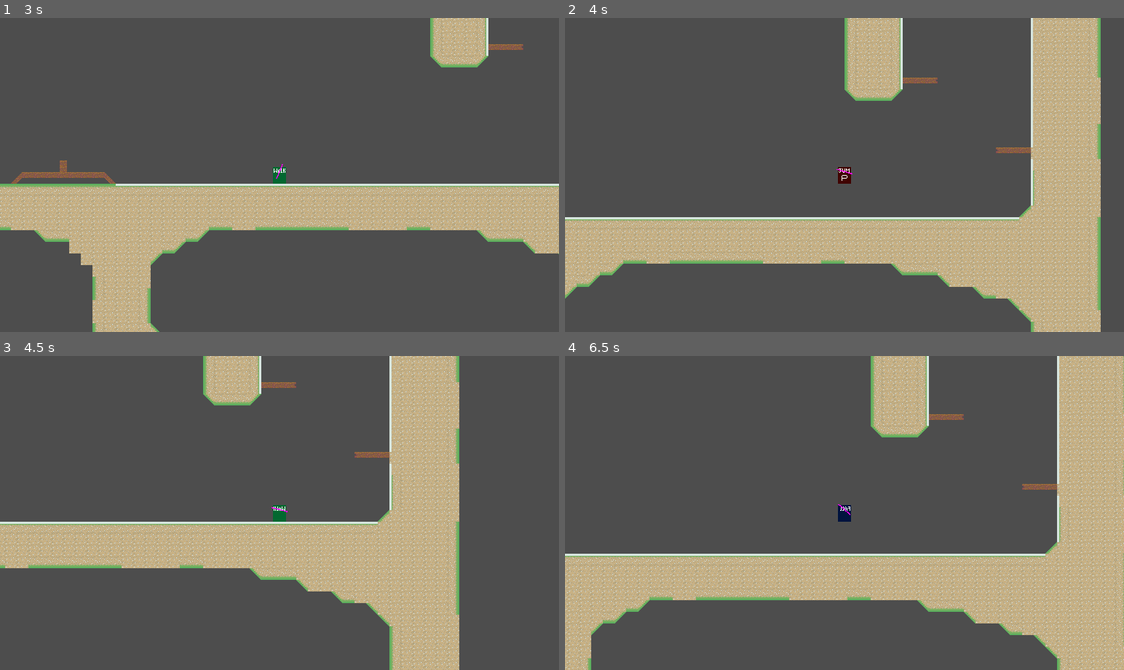
Above: before the commit, frames 1-4 (two rows, left to right).
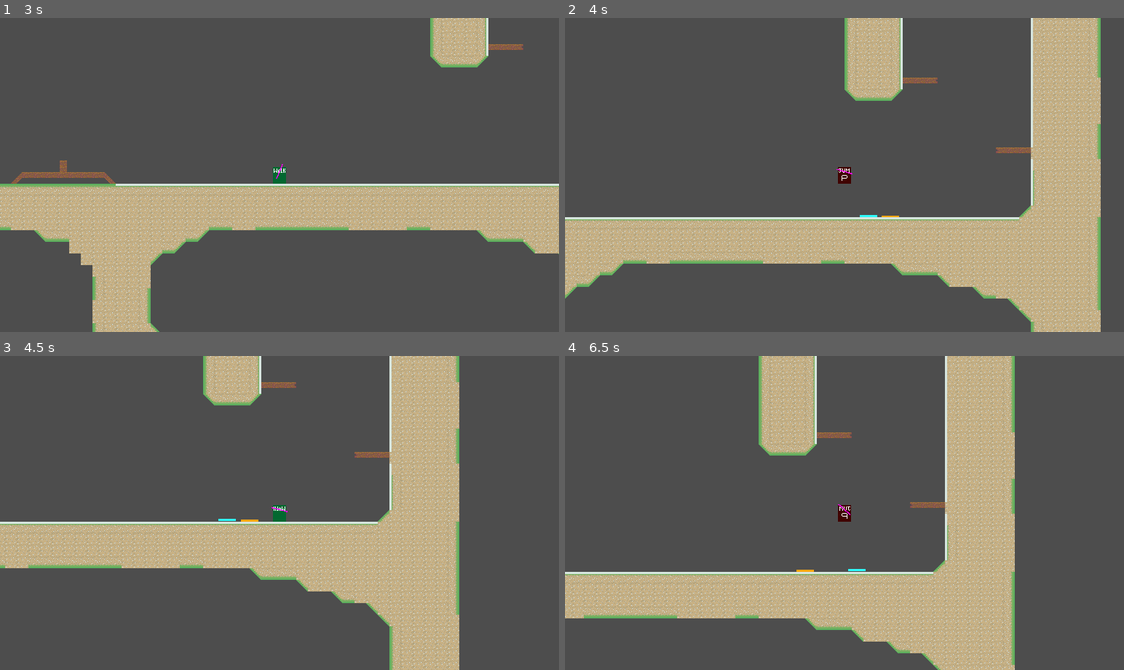
Above: after the commit, the same moments.

Repository: haruo-gabriel/portal2d
Game: Godot game, scene res://levels/level_1/level_scene.tscn
The game is run twice, just before and just after one commit, with the same random seed, the same clock (stepped at 60 frames per second) and the same inputs.
Inputs (mouse positions are in pixels of both pictures, inside the frame that each line leads up to):
- Up to frame 1 (3 s): tap Enter at 0.5 s; move the mouse to (402, 159) at 0.52 s; hold Shift (crouch) 0.53-1.28 s; hold D (move_right) 0.53-2.03 s; tap Space (jump) at 0.77, 1.52 s; click (402, 159) at 0.8 s; move the mouse to (167, 190) at 1.27 s; click (167, 190) at 1.35 s; right-click (167, 190) at 1.55 s; move the mouse to (335, 105) at 2.02 s; hold A (move_left) 2.03-2.78 s; hold Shift (crouch) 2.03-2.78 s; right-click (335, 105) at 2.1 s; move the mouse to (251, 237) at 2.77 s; hold D (move_right) from 2.78 s (still down); tap Shift (crouch) at 2.85 s
- Up to frame 2 (4 s): keep holding D (move_right); tap Space (jump) at 3.02, 3.77 s; click (816, 237) at 3.05 s; move the mouse to (1012, 222) at 3.52 s; click (1012, 222) at 3.6 s; right-click (1012, 222) at 3.8 s
- Up to frame 3 (4.5 s): move the mouse to (111, 465) at 4.27 s; release D (move_right) at 4.28 s; hold A (move_left) from 4.28 s (still down); right-click (111, 465) at 4.35 s
- Up to frame 4 (6.5 s): tap Space (jump) at 4.52, 6.02 s; tap Shift (crouch) at 4.55 s; move the mouse to (872, 513) at 5.02 s; release A (move_left) at 5.03 s; hold D (move_right) 5.03-5.78 s; hold Shift (crouch) 5.03-5.78 s; click (872, 513) at 5.3 s; move the mouse to (760, 434) at 5.77 s; hold A (move_left) from 5.78 s (still down); click (760, 434) at 5.85 s; right-click (760, 434) at 6.05 s

Frame 1 is identical in both runs. In frame 2, less than 0.1% of the frame differs, in the area x 52-60%, y 62-64%; in frame 3, less than 0.1%; in frame 4, 45%, in the area x 0-100%, y 0-100%.

Commit message:
add portal placement and interaction functionality

Diff:
--- a/godot project/characters/player/player.tscn
+++ b/godot project/characters/player/player.tscn
@@ -138,7 +138,7 @@
 "Walk (Crouched)": SubResource("Animation_6phk5")
 }
 
-[node name="Player" type="CharacterBody2D"]
+[node name="Player" type="CharacterBody2D" groups=["Teleportable"]]
 position = Vector2(2.08165e-12, 2.08165e-12)
 script = ExtResource("1_cp1xu")
 
--- a/godot project/characters/player/scripts/player.gd
+++ b/godot project/characters/player/scripts/player.gd
@@ -19,7 +19,7 @@
 var is_falling: bool = false
 var is_crouching: bool = false
 
-func shoot() -> void:
+func shoot(type: PortalsConstants.PortalType) -> void:
 
 	var result: Array = portal_caster.get_portal()
 
@@ -29,7 +29,7 @@
 	var _pos: Vector2 = result[0]
 	var _normal: Vector2 = result[1]
 
-	# TODO: Add the portal creation
+	Portals.create_portal_instance(type, _pos, _normal)
 
 func set_angle() -> void:
 
@@ -37,6 +37,11 @@
 
 	if difference:
 		angle = atan2(difference.y, difference.x)
+
+func get_enabled_hitbox() -> CollisionShape2D:
+	if main_hitbox.disabled:
+		return crouched_hitbox
+	return main_hitbox
 
 func toggle_hitbox(to_crouch: bool) -> void:
 
@@ -88,7 +93,10 @@
 		toggle_crouch(false)
 
 	if Input.is_action_just_pressed("shoot_portal1"):
-		shoot()
+		shoot(PortalsConstants.PortalType.PORTAL_TYPE_BLUE)
+
+	if Input.is_action_just_pressed("shoot_portal2"):
+		shoot(PortalsConstants.PortalType.PORTAL_TYPE_ORANGE)
 
 	set_angle()
 
--- /dev/null
+++ b/godot project/portals/blue_portal.tscn
@@ -0,0 +1,24 @@
+[gd_scene load_steps=4 format=3 uid="uid://t7bc42fj48cb"]
+
+[ext_resource type="Script" path="res://portals/common/portal.gd" id="1_hgyqr"]
+[ext_resource type="Texture2D" uid="uid://b5bhpw34d826r" path="res://portals/placeholder1.png" id="2_vjnr8"]
+
+[sub_resource type="SegmentShape2D" id="SegmentShape2D_3rnao"]
+a = Vector2(0, -6)
+b = Vector2(0, 17)
+
+[node name="BluePortal" type="Area2D" groups=["Portal"]]
+position = Vector2(1, 0)
+priority = 10
+script = ExtResource("1_hgyqr")
+
+[node name="CollisionShape2D" type="CollisionShape2D" parent="."]
+position = Vector2(2, -5)
+shape = SubResource("SegmentShape2D_3rnao")
+
+[node name="Sprite2D" type="Sprite2D" parent="."]
+position = Vector2(5.96046e-08, 0)
+texture = ExtResource("2_vjnr8")
+
+[connection signal="body_entered" from="." to="." method="_on_body_entered"]
+[connection signal="body_exited" from="." to="." method="_on_body_exited"]
--- /dev/null
+++ b/godot project/portals/common/portal.gd
@@ -0,0 +1,46 @@
+
+class_name Portal
+extends Area2D
+
+#export var portalType: = "Blue" # Set to "Blue" or "Orange" in the editor
+
+var type: PortalsConstants.PortalType
+var direction: float = 0.0
+var normal: Vector2
+
+const _POSITION_OFFSET_CONSTANT = Vector2(5, 5)
+
+func _get_other_portal() -> Portal:
+	if type == PortalsConstants.PortalType.PORTAL_TYPE_BLUE:
+		return Portals.portal_map[PortalsConstants.PortalType.PORTAL_TYPE_ORANGE]
+	else:
+		return Portals.portal_map[PortalsConstants.PortalType.PORTAL_TYPE_BLUE]
+
+# Called when the node enters the scene tree for the first time.
+func _ready():
+	return
+
+func _get_new_body_position(body: CollisionObject2D, otherPortal: Portal) -> Vector2:
+	# Get object dimentions
+	var object_shape = body.get_enabled_hitbox().shape.extents
+	var offset = otherPortal.normal * (object_shape + _POSITION_OFFSET_CONSTANT)
+	return otherPortal.position + offset
+
+func _get_new_body_velocity(body: CollisionObject2D, otherPortal: Portal) -> Vector2:
+	var relativeVelocity = body.velocity.rotated(normal.angle_to(otherPortal.normal))
+	return relativeVelocity.rotated(direction - otherPortal.direction + PI)
+
+func _teleport_object(body: CollisionObject2D, otherPortal: Portal):
+		body.position = _get_new_body_position(body, otherPortal)
+		body.velocity = _get_new_body_velocity(body, otherPortal)
+
+
+func _on_body_entered(body):
+	var otherPortal: Portal = _get_other_portal()
+
+	if body.is_in_group("Teleportable"):
+		if otherPortal == null:
+			print("There is only one portal")
+			return
+
+		_teleport_object(body, otherPortal)
--- /dev/null
+++ b/godot project/portals/common/portal.tscn
@@ -0,0 +1,23 @@
+[gd_scene load_steps=4 format=3 uid="uid://dy6m25cbos0mk"]
+
+[ext_resource type="Script" path="res://portals/common/portal.gd" id="1_hy248"]
+[ext_resource type="Texture2D" uid="uid://b5bhpw34d826r" path="res://portals/placeholder1.png" id="2_5t7y7"]
+
+[sub_resource type="SegmentShape2D" id="SegmentShape2D_3rnao"]
+a = Vector2(0, -6)
+b = Vector2(0, 17)
+
+[node name="BasePortal" type="Area2D" groups=["Portal"]]
+position = Vector2(1, 0)
+script = ExtResource("1_hy248")
+
+[node name="CollisionShape2D" type="CollisionShape2D" parent="."]
+position = Vector2(2, -5)
+shape = SubResource("SegmentShape2D_3rnao")
+
+[node name="Sprite2D" type="Sprite2D" parent="."]
+position = Vector2(5.96046e-08, 0)
+texture = ExtResource("2_5t7y7")
+
+[connection signal="body_entered" from="." to="." method="_on_body_entered"]
+[connection signal="body_exited" from="." to="." method="_on_body_exited"]
--- /dev/null
+++ b/godot project/portals/orange_portal.tscn
@@ -0,0 +1,25 @@
+[gd_scene load_steps=4 format=3 uid="uid://b4rdjkn5jr35b"]
+
+[ext_resource type="Script" path="res://portals/common/portal.gd" id="1_qxjg7"]
+[ext_resource type="Texture2D" uid="uid://wfshb1h0bnjl" path="res://portals/placeholder2.png" id="2_cl4jd"]
+
+[sub_resource type="SegmentShape2D" id="SegmentShape2D_3rnao"]
+a = Vector2(0, -6)
+b = Vector2(0, 17)
+
+[node name="OrangePortal" type="Area2D" groups=["Portal"]]
+position = Vector2(1, 0)
+monitorable = false
+priority = 10
+script = ExtResource("1_qxjg7")
+
+[node name="CollisionShape2D" type="CollisionShape2D" parent="."]
+position = Vector2(2, -5)
+shape = SubResource("SegmentShape2D_3rnao")
+
+[node name="Sprite2D" type="Sprite2D" parent="."]
+position = Vector2(5.96046e-08, 0)
+texture = ExtResource("2_cl4jd")
+
+[connection signal="body_entered" from="." to="." method="_on_body_entered"]
+[connection signal="body_exited" from="." to="." method="_on_body_exited"]
--- a/godot project/portals/portal.gd
+++ /dev/null
@@ -1,32 +0,0 @@
-extends Area2D
-
-var otherPortal = null
-var isLocked = false
-# Called when the node enters the scene tree for the first time.
-func _ready():
-	for portal in get_tree().get_nodes_in_group("Portal"):
-		if portal.name != name:
-			otherPortal = portal
-	if otherPortal == null:
-		# todo portal doesn't exist yet (or was not placed)
-		print("There is only one portal")
-
-func lock() -> void:
-	isLocked = true
-
-func unlock() -> void:
-	isLocked = false
-
-func _on_body_entered(body):
-	if isLocked:
-		return
-	lock()
-	body.position = otherPortal.position
-
-
-func _on_body_exited(body):
-	unlock()
-
-
-func start(pos):
-	pass
--- a/godot project/portals/portal.tscn
+++ /dev/null
@@ -1,23 +0,0 @@
-[gd_scene load_steps=4 format=3 uid="uid://dy6m25cbos0mk"]
-
-[ext_resource type="Script" path="res://portals/portal.gd" id="1_7oj5a"]
-[ext_resource type="Texture2D" uid="uid://b5bhpw34d826r" path="res://portals/placeholder1.png" id="2_4gt4k"]
-
-[sub_resource type="CapsuleShape2D" id="CapsuleShape2D_yaa3o"]
-radius = 56.0
-height = 202.0
-
-[node name="Portal" type="Area2D" groups=["Portal"]]
-script = ExtResource("1_7oj5a")
-
-[node name="CollisionShape2D" type="CollisionShape2D" parent="."]
-position = Vector2(1, -2)
-shape = SubResource("CapsuleShape2D_yaa3o")
-
-[node name="Sprite2D" type="Sprite2D" parent="."]
-position = Vector2(1, 0)
-scale = Vector2(0.392857, 0.392857)
-texture = ExtResource("2_4gt4k")
-
-[connection signal="body_entered" from="." to="." method="_on_body_entered"]
-[connection signal="body_exited" from="." to="." method="_on_body_exited"]
--- /dev/null
+++ b/godot project/portals/portals.gd
@@ -0,0 +1,45 @@
+extends Node
+
+var portal_map = {
+	PortalsConstants.PortalType.PORTAL_TYPE_ORANGE: null,
+	PortalsConstants.PortalType.PORTAL_TYPE_BLUE: null
+}
+
+
+func create_portal_instance(type: PortalsConstants.PortalType, position, normal):
+	if portal_map[type] != null:
+		remove_portal(type)
+
+	# If Portal is not instantiated, instantiate it at the correct position
+	if type == PortalsConstants.PortalType.PORTAL_TYPE_BLUE:
+		var portal_scene = preload("res://portals/blue_portal.tscn")
+		var new_portal: Portal = portal_scene.instantiate()
+		new_portal.type = PortalsConstants.PortalType.PORTAL_TYPE_BLUE
+		new_portal.position = position
+		new_portal.normal = normal
+		new_portal.rotate(normal.angle())
+
+
+		portal_map[PortalsConstants.PortalType.PORTAL_TYPE_BLUE] = new_portal
+		add_child(new_portal)
+	else:
+		var portal_scene = preload("res://portals/orange_portal.tscn")
+		var new_portal: Portal = portal_scene.instantiate()
+		new_portal.type = PortalsConstants.PortalType.PORTAL_TYPE_ORANGE
+		new_portal.position = position
+		new_portal.normal = normal
+		new_portal.rotate(normal.angle())
+
+		portal_map[PortalsConstants.PortalType.PORTAL_TYPE_ORANGE] = new_portal
+		add_child(new_portal)
+
+
+func remove_portal(type: PortalsConstants.PortalType):
+	# If Portal is already instantiated, uninstantiate it
+	portal_map[type].queue_free()
+	portal_map[type] = null
+
+#(0, -1) = U
+#(0, 1) = D
+#(-1, 0) = L
+#(1, 0) = R
--- /dev/null
+++ b/godot project/portals/portals_constants.gd
@@ -0,0 +1,6 @@
+extends Node
+
+enum PortalType {
+	PORTAL_TYPE_ORANGE,
+	PORTAL_TYPE_BLUE
+}
--- a/godot project/project.godot
+++ b/godot project/project.godot
@@ -19,6 +19,8 @@
 
 GameConstants="*res://characters/common/game_constants.gd"
 PlayerConstants="*res://characters/player/scripts/player_constants.gd"
+PortalsConstants="*res://portals/portals_constants.gd"
+Portals="*res://portals/portals.gd"
 
 [display]
 
